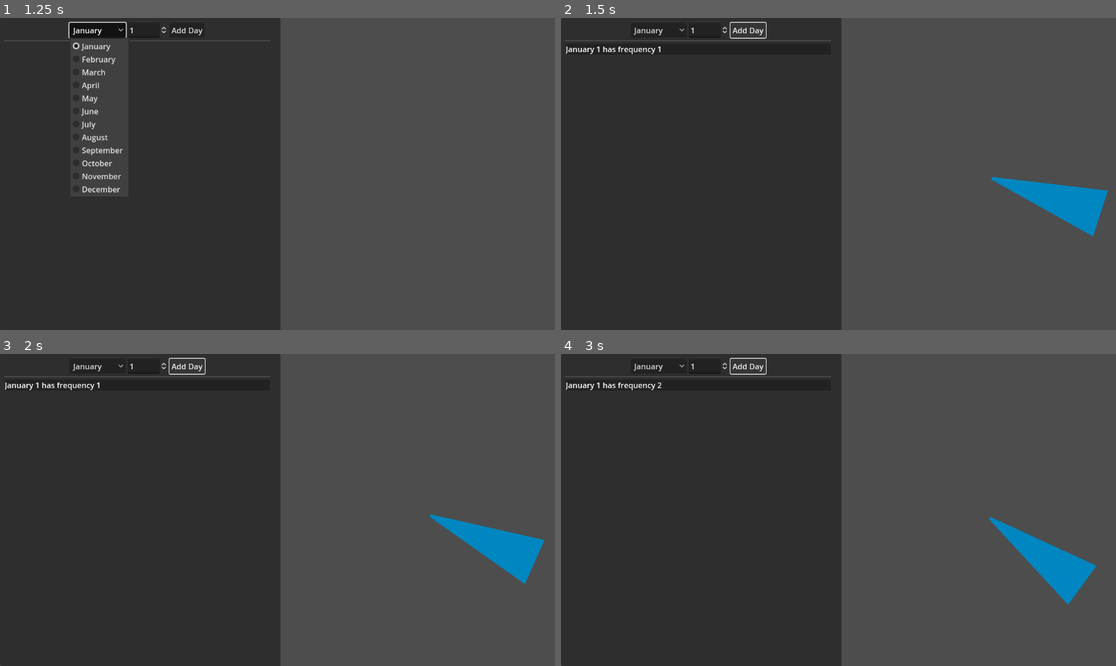
Above: before the commit, frames 1-4 (two rows, left to right).
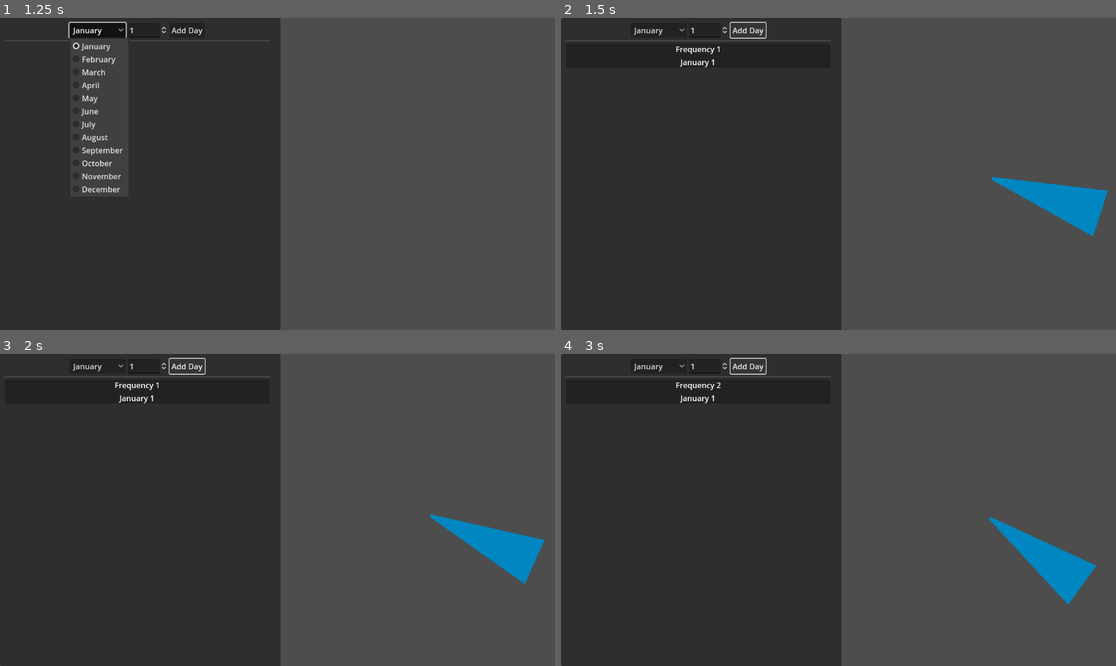
Above: after the commit, the same moments.

Repository: thecyberwraith/birthday-paradox
Game: Godot game, scene res://ui/main.tscn
The game is run twice, just before and just after one commit, with the same random seed, the same clock (stepped at 60 frames per second) and the same inputs.
Inputs:
- Up to frame 1 (1.25 s): click "January" at 0.5 s
- Up to frame 2 (1.5 s): click "Add Day" at 1.25 s
- Up to frame 3 (2 s): no input
- Up to frame 4 (3 s): click "January" at 2 s; click "Add Day" at 2.75 s

Frame 1 is identical in both runs. In frame 2, 0.3% of the frame differs, in the area x 0-29%, y 9-16%; in frame 3, 0.3%; in frame 4, 0.3%.

Commit message:
The Frequency Table groups by frequency and displays all qualifying days, sorted by calendar order.

Diff:
--- a/ui/frequencyTable/FrequencyTable.gd
+++ b/ui/frequencyTable/FrequencyTable.gd
@@ -8,7 +8,22 @@
 	for child in get_children():
 		child.queue_free()
 
+	var striated = Dictionary()
+
 	for day in days:
+		var count = counts[day._to_string()]
+
+		if not striated.has(count):
+			striated[count] = Dictionary()
+
+		striated[count][day._to_string()] = day
+
+	var sorted_keys = striated.keys()
+
+	sorted_keys.sort()
+	sorted_keys.reverse()
+
+	for count in sorted_keys:
 		var row = freqRowTemplate.instantiate()
-		row.populate(day, counts[day._to_string()])
+		row.populate(count, striated[count])
 		add_child(row)
--- a/ui/frequencyTable/FrequencyTableRow.gd
+++ b/ui/frequencyTable/FrequencyTableRow.gd
@@ -1,13 +1,29 @@
 extends PanelContainer
 
-@onready var label: Label = $HBoxContainer/Label
+@onready var label: Label = $VBoxContainer/Label
+@onready var daysContainer: HFlowContainer = $VBoxContainer/DaysContainer
 
-var day: Day = Day.new(Month.new("?", "?", 1, 1))
+var days: Dictionary = Dictionary()
 var frequency: int = 0
 
-func populate(p_day: Day, p_frequency: int):
-	day = p_day
+func populate(p_frequency: int, p_days: Dictionary):
+	days = p_days
 	frequency = p_frequency
 
 func _ready() -> void:
-	label.text = "%s has frequency %s" % [day._to_string(), frequency]
+	label.text = "Frequency %s" % [frequency]
+
+	for child in daysContainer.get_children():
+		child.queue_free()
+
+	var sorted_days: Array[Day] = []
+	for d in days.values():
+		sorted_days.append(d)
+
+	sorted_days.sort_custom(func (x,y):
+		return CALENDAR.day_to_ordinal(x) < CALENDAR.day_to_ordinal(y)
+	)
+	for day in sorted_days:
+		var day_label = Label.new()
+		day_label.text = day._to_string()
+		daysContainer.add_child(day_label)
--- a/ui/frequencyTable/FrequencyTableRow.tscn
+++ b/ui/frequencyTable/FrequencyTableRow.tscn
@@ -10,8 +10,13 @@
 grow_vertical = 2
 script = ExtResource("1_vr2ro")
 
-[node name="HBoxContainer" type="HBoxContainer" parent="."]
+[node name="VBoxContainer" type="VBoxContainer" parent="."]
 layout_mode = 2
 
-[node name="Label" type="Label" parent="HBoxContainer"]
+[node name="Label" type="Label" parent="VBoxContainer"]
 layout_mode = 2
+horizontal_alignment = 1
+
+[node name="DaysContainer" type="HFlowContainer" parent="VBoxContainer"]
+layout_mode = 2
+alignment = 1
